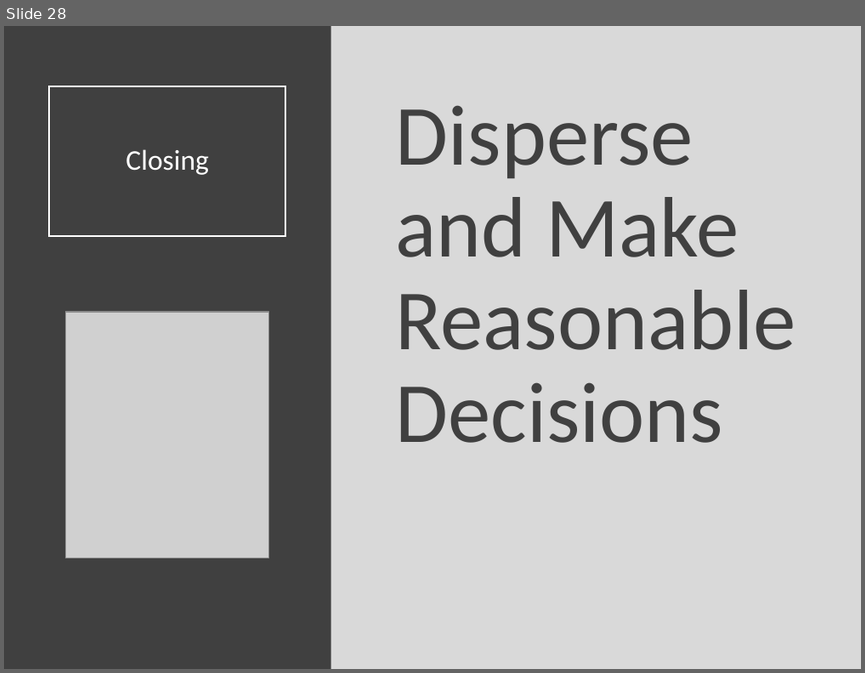
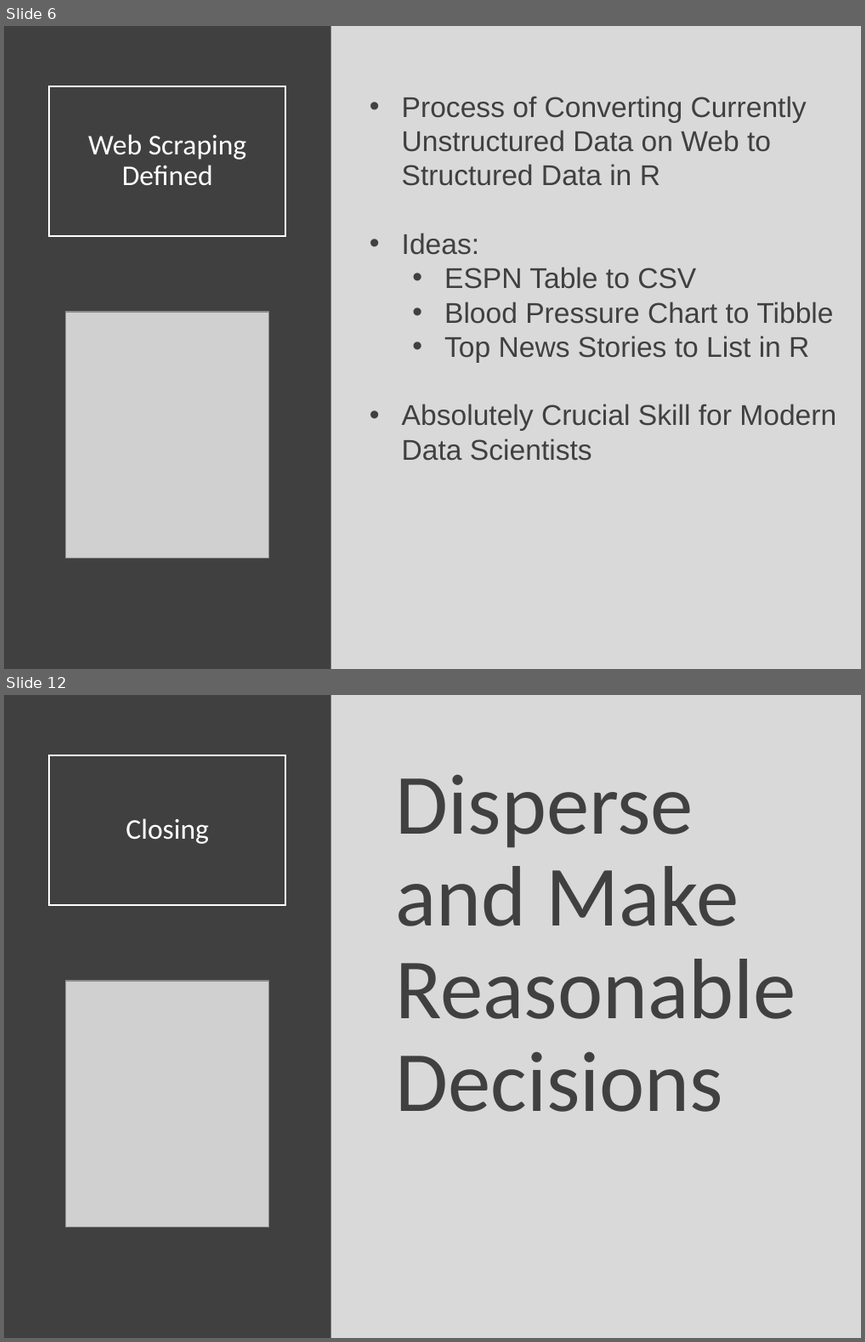
Before and after one commit to Yixf-Self/STOR320_WEBSITE, a slide deck: Lecture/Lecture 15/Lecture 15.pptx. Shown one above the other, each under a label of ours: slide 28 before the commit, slides 6 and 12 after it; the slides between them are not shown. The pictures are 865x673 and 865x1342 pixels, drawn with LibreOffice and Linux fonts; fonts in the diff are those of the drawing; grey boxes stand for pictures. Boxes give left, top, right and bottom in pixels: in the first picture for what was removed or moved away, otherwise in the second. Text is boxed around its words. In the diff, an @@ line names an element or a change of style, - is before the commit and + after.

```diff
--- a/Lecture/Lecture 15/Lecture 15.pptx
+++ b/Lecture/Lecture 15/Lecture 15.pptx
@@ slide 6 added at (4,26,861,669), background #D9D9D9 @@
@@ rectangle added at (4,26,331,669), fill #404040 @@
@@ title added at (49,86,286,236), outline #FFFFFF 1.5 pt, 24 pt, text #FFFFFF @@
+Web Scraping Defined
@@ text added at (402,96,836,460), 24 pt, text #404040 @@
+• Process of Converting Currently Unstructured Data on Web to Structured Data in R
+• Ideas:
+  • ESPN Table to CSV
+  • Blood Pressure Chart to Tibble
+  • Top News Stories to List in R
+• Absolutely Crucial Skill for Modern Data Scientists
@@ picture added at (66,312,268,557) @@
@@ what was slide 28 is now slide 12 @@
```
Also in this commit, not shown: 10 other slides added, 27 slides removed, 4 other files.
